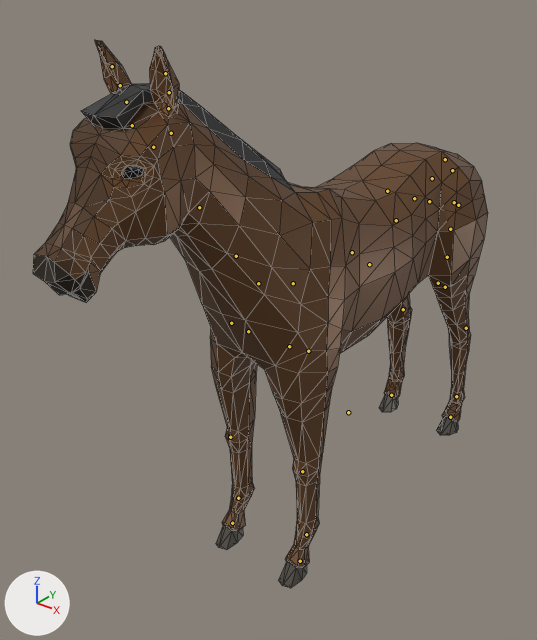
A saved change to the glTF model demo-3d/horse.glb.
The view is the same before and after, from a 50 mm lens placed at (3.52, -5.76, 5.25), pointed at (-0.37, -0.9, 2.23). Lighting does not change. The marker at lower left points along +X, +Y and +Z. The picture after the commit comes second. The bones that change, and the others that lie on the model, are drawn over the model as lines. Mesh edges are drawn as thin lines.

Objects in the first picture: 'Horse'.
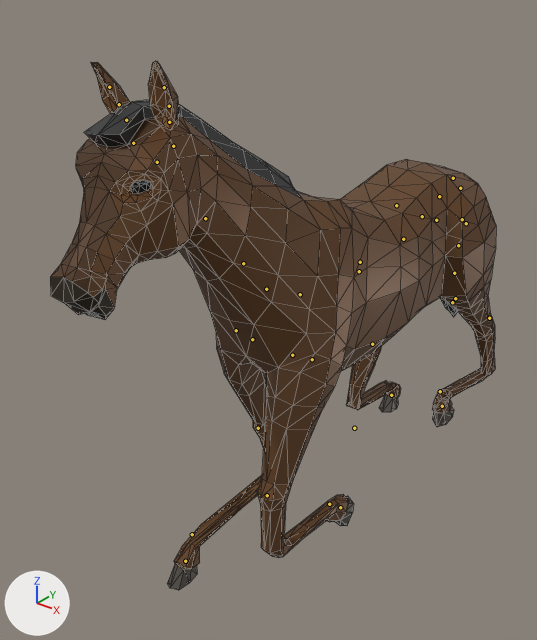
The newer file adds an action. The first version stands in its rest pose; the second is drawn at frame 0 of the action 'AnimalArmature|Trot'.

Where the change shows, as pixel boxes (x1, y1, x2, y2) in the pictures (537 x 640 px):
'Horse', posed: before (33, 40, 488, 588); after (50, 61, 496, 590)
bone 'Body', root to tip: before (348, 412) to (348, 410); after (354, 428) to (354, 426)
bone 'Torso2', root to tip: before (352, 252) to (351, 253); after (359, 271) to (358, 272)
bone 'Neck1', root to tip: before (258, 283) to (258, 283); after (266, 289) to (266, 289)
bone 'Neck3', root to tip: before (199, 207) to (199, 207); after (205, 218) to (205, 218)
bone 'FrontUpperLeg.L', root to tip: before (308, 351) to (308, 352); after (312, 359) to (311, 360)
bone 'FrontLowerLeg.L', root to tip: before (302, 471) to (302, 472); after (267, 495) to (267, 496)
bone 'FrontUpperLeg.R', root to tip: before (231, 323) to (231, 324); after (236, 330) to (236, 331)
bone 'BackShoulder.L', root to tip: before (429, 201) to (430, 202); after (436, 220) to (437, 220)
bone 'BackUpperLeg.L', root to tip: before (438, 283) to (438, 283); after (455, 298) to (456, 298)
bone 'BackShoulder.R', root to tip: before (414, 198) to (413, 198); after (422, 216) to (421, 216)
bone 'BackLeg.R', root to tip: before (387, 191) to (387, 191); after (396, 205) to (396, 206)
bone 'BackUpperLeg.R', root to tip: before (369, 264) to (369, 265); after (360, 262) to (360, 263)
bone 'BackLowerLeg.R', root to tip: before (403, 309) to (403, 310); after (372, 344) to (372, 345)
bone 'IKBackLeg.L', root to tip: before (456, 396) to (456, 398); after (440, 391) to (440, 392)
bone 'IKFrontLeg.L', root to tip: before (306, 534) to (306, 536); after (329, 504) to (330, 504)
bone 'IKFrontLeg.R', root to tip: before (238, 498) to (238, 499); after (192, 534) to (191, 536)

What the commit changed:
Bone 'Body' (bone_body) moves from (0.0, 0.0, 0.0) to (0.0006, -0.002, -0.0005).
Bone 'Body' (bone_body) turns from (0, 0, 0) to (0, -1, 0) degrees about its own x, y and z.
Bone 'Torso2' (bone_torso2) turns from (0, 0, 0) to (5, 0, 0) degrees about its own x, y and z.
Bone 'Neck1' (bone_neck1) turns from (0, 0, 0) to (-7, 0, 0) degrees about its own x, y and z.
Bone 'Neck3' (bone_neck3) turns from (0, 0, 0) to (0, 6, -1) degrees about its own x, y and z.
Bone 'FrontUpperLeg.L' (bone_frontupperleg_l) turns from (0, 0, 0) to (-22, 1, -1) degrees about its own x, y and z.
Bone 'FrontLowerLeg.L' (bone_frontlowerleg_l) turns from (0, 0, 0) to (-23, 0, 0) degrees about its own x, y and z.
Bone 'FrontUpperLeg.R' (bone_frontupperleg_r) turns from (0, 0, 0) to (20, 1, -1) degrees about its own x, y and z.
Bone 'BackShoulder.L' (bone_backshoulder_l) turns from (0, 0, 0) to (-1, 15, 0) degrees about its own x, y and z.
Bone 'BackUpperLeg.L' (bone_backupperleg_l) turns from (0, 0, 0) to (-1, 0, 0) degrees about its own x, y and z.
Bone 'BackShoulder.R' (bone_backshoulder_r) turns from (0, 0, 0) to (-1, 33, -6) degrees about its own x, y and z.
Bone 'BackLeg.R' (bone_backleg_r) turns from (0, 0, 0) to (-3, 2, -3) degrees about its own x, y and z.
Bone 'BackUpperLeg.R' (bone_backupperleg_r) turns from (0, 0, 0) to (10, -1, -3) degrees about its own x, y and z.
Bone 'BackLowerLeg.R' (bone_backlowerleg_r) turns from (0, 0, 0) to (7, 0, 1) degrees about its own x, y and z.
Bone 'IKBackLeg.L' (bone_ikbackleg_l) moves from (0.0, 0.0, 0.0) to (0.0, -0.001, -0.0058).
Bone 'IKBackLeg.L' (bone_ikbackleg_l) turns from (0, 0, 0) to (44, 0, 0) degrees about its own x, y and z.
Bone 'IKFrontLeg.L' (bone_ikfrontleg_l) moves from (0.0, 0.0, 0.0) to (0.0, -0.0025, 0.003).
Bone 'IKFrontLeg.L' (bone_ikfrontleg_l) turns from (0, 0, 0) to (71, 0, 0) degrees about its own x, y and z.
Bone 'IKFrontLeg.R' (bone_ikfrontleg_r) moves from (0.0, 0.0, 0.0) to (0.0, 0.0025, -0.0063).
